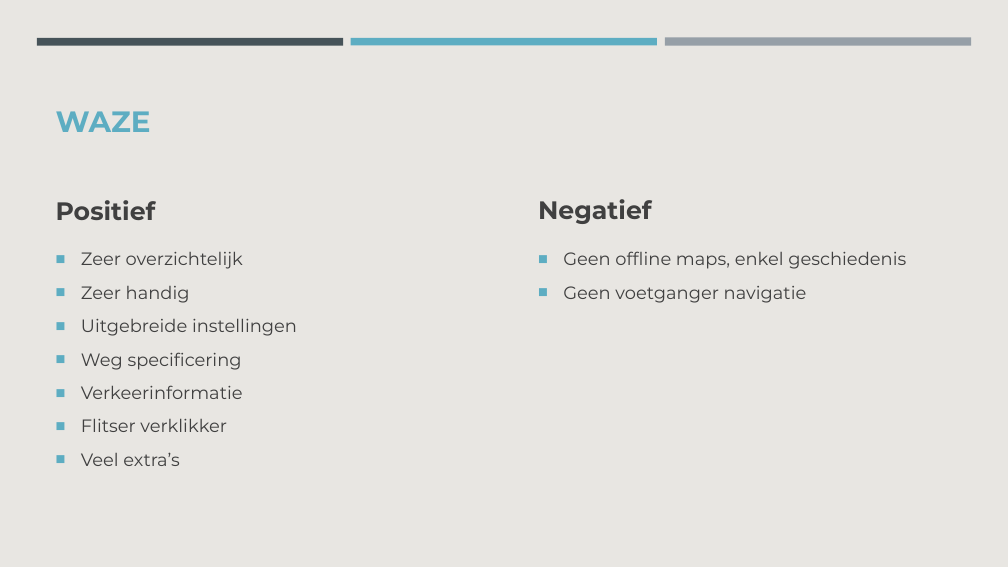
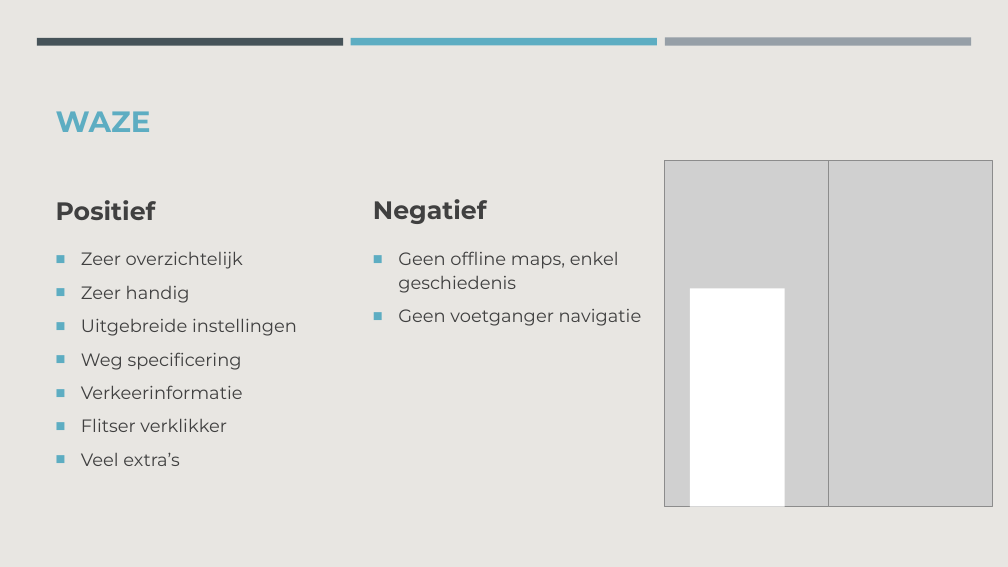
Before and after one commit to IndyBoss/gps-comparison, a slide deck: slide 4 of GPS vergelijking.pptx. Drawn at 1008x567 pixels with LibreOffice and Linux fonts; fonts in the diff are those of the drawing; grey boxes stand for pictures. Boxes give left, top, right and bottom in pixels: in the first picture for what was removed or moved away, otherwise in the second. Text is boxed around its words. In the diff, an @@ line names an element or a change of style, - is before the commit and + after.

```diff
--- a/GPS vergelijking.pptx
+++ b/GPS vergelijking.pptx
@@ picture added at (665,161,829,507) @@
@@ picture added at (829,161,993,507) @@
@@ text "Negatief": place and size @@
-text "Negatief" at (538,199,652,224)
+text "Negatief" at (373,199,487,224)
@@ text "Geen offline maps, enkel geschiedenis" rewrapped from (563,251,906,303) to (398,251,642,326) @@
@@ rectangle added at (690,289,785,507), fill #FFFFFF @@
```
Also in this commit, not shown: 3 other slides changed.
